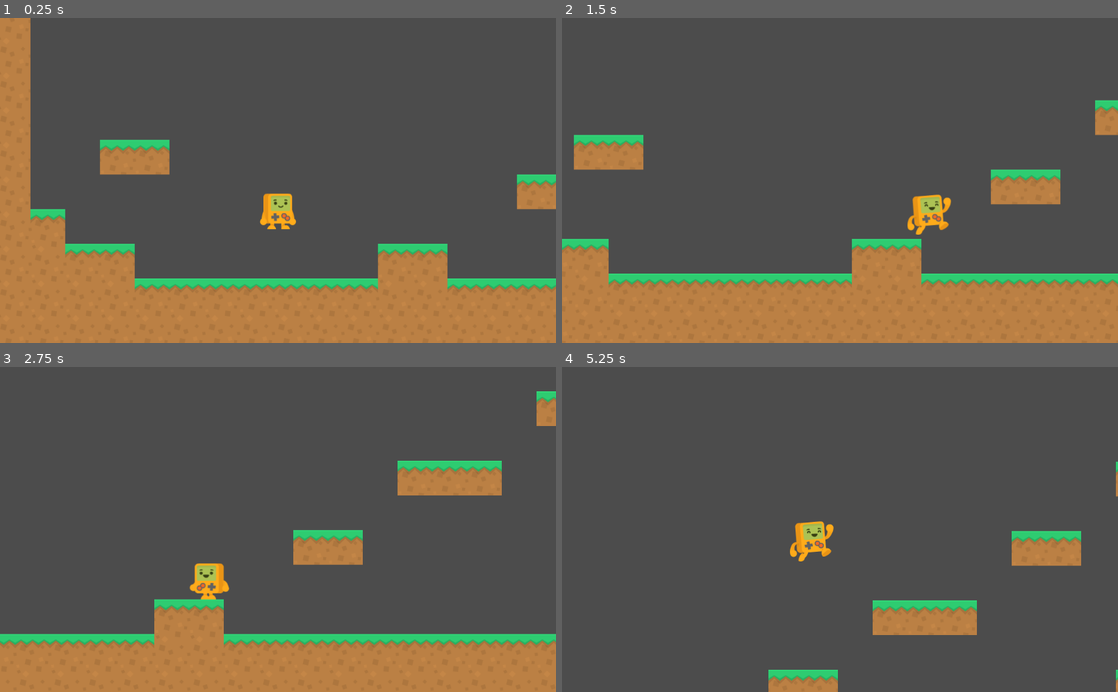
Above: before the commit, frames 1-4 (two rows, left to right).
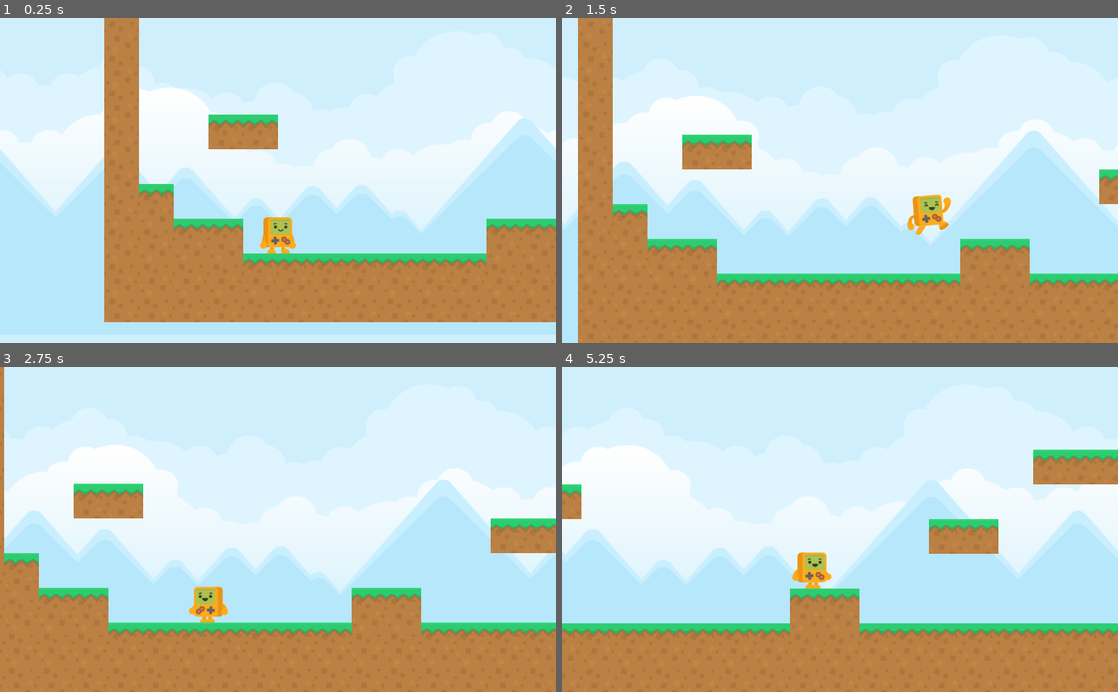
Above: after the commit, the same moments.

Repository: timothyqiu/godot-platformer-tutorial
Game: Godot game, scene res://World.tscn
Two runs of this game, one before a commit and one after it. Both use one fixed random seed, a clock stepped at 60 frames per second and the inputs below.
Inputs:
- Up to frame 1 (0.25 s): no input
- Up to frame 2 (1.5 s): hold D (move_right) from 0.53 s (still down); tap Space (jump) at 0.77 s
- Up to frame 3 (2.75 s): tap Space (jump) at 1.52 s; release D (move_right) at 2.03 s; hold A (move_left) from 2.03 s (still down)
- Up to frame 4 (5.25 s): release A (move_left) at 2.78 s; hold D (move_right) 2.78-4.28 s; tap Space (jump) at 3.02, 3.77, 4.52 s; hold A (move_left) 4.28-5.03 s; hold D (move_right) from 5.03 s (still down)

The runs differ from the first frame. In frame 1, 89% of the frame differs, in the area x 0-100%, y 0-100%; in frame 2, 80%; in frame 3, 85%; in frame 4, 99%.

Commit message:
如何实现视差背景滚动

Diff:
--- a/World.tscn
+++ b/World.tscn
@@ -1,7 +1,10 @@
-[gd_scene load_steps=6 format=2]
+[gd_scene load_steps=9 format=2]
 
 [ext_resource path="res://tiles.png" type="Texture" id=1]
 [ext_resource path="res://Player.tscn" type="PackedScene" id=2]
+[ext_resource path="res://background/mountains.png" type="Texture" id=3]
+[ext_resource path="res://background/cloudLayer2.png" type="Texture" id=4]
+[ext_resource path="res://background/cloudLayer1.png" type="Texture" id=5]
 
 [sub_resource type="ConvexPolygonShape2D" id=1]
 points = PoolVector2Array( 64, 64, 0, 64, 0, 0, 64, 0 )
@@ -58,10 +61,10 @@
 [node name="TileMap" type="TileMap" parent="."]
 tile_set = SubResource( 3 )
 format = 1
-tile_data = PoolIntArray( -65517, 0, 0, -65516, 0, 0, 65530, 0, 0, 22, 1, 0, 131066, 1, 0, 65552, 0, 0, 65553, 0 …(1348 unchanged characters)…
+tile_data = PoolIntArray( -65517, 0, 0, -65516, 0, 0, 65530, 0, 0, 22, 0, 0, 131066, 1, 0, 65552, 0, 0, 65553, 0 …(1348 unchanged characters)…
 
 [node name="Player" parent="." instance=ExtResource( 2 )]
-position = Vector2( 136, 362.505 )
+position = Vector2( -64, 512 )
 
 [node name="Camera2D" type="Camera2D" parent="Player"]
 position = Vector2( 0, -32 )
@@ -72,3 +75,32 @@
 drag_margin_v_enabled = true
 smoothing_enabled = true
 editor_draw_drag_margin = true
+
+[node name="ParallaxBackground" type="ParallaxBackground" parent="."]
+
+[node name="ParallaxLayer" type="ParallaxLayer" parent="ParallaxBackground"]
+motion_scale = Vector2( 0.2, 0.2 )
+motion_offset = Vector2( 51.2, -272 )
+motion_mirroring = Vector2( 1024, 0 )
+
+[node name="cloudLayer2" type="Sprite" parent="ParallaxBackground/ParallaxLayer"]
+position = Vector2( 512, 272 )
+texture = ExtResource( 4 )
+
+[node name="ParallaxLayer2" type="ParallaxLayer" parent="ParallaxBackground"]
+motion_scale = Vector2( 0.4, 0.4 )
+motion_offset = Vector2( 38.4, -204 )
+motion_mirroring = Vector2( 1024, 0 )
+
+[node name="cloudLayer1" type="Sprite" parent="ParallaxBackground/ParallaxLayer2"]
+position = Vector2( 512, 384 )
+texture = ExtResource( 5 )
+
+[node name="ParallaxLayer3" type="ParallaxLayer" parent="ParallaxBackground"]
+motion_scale = Vector2( 0.6, 0.6 )
+motion_offset = Vector2( 25.6, -136 )
+motion_mirroring = Vector2( 1024, 0 )
+
+[node name="mountains" type="Sprite" parent="ParallaxBackground/ParallaxLayer3"]
+position = Vector2( 512, 448 )
+texture = ExtResource( 3 )
--- a/project.godot
+++ b/project.godot
@@ -21,7 +21,7 @@
 
 [display]
 
-window/stretch/mode="viewport"
+window/stretch/mode="2d"
 window/stretch/aspect="keep"
 
 [input]
@@ -47,4 +47,5 @@
 quality/driver/driver_name="GLES2"
 vram_compression/import_etc=true
 vram_compression/import_etc2=false
+environment/default_clear_color=Color( 0.811765, 0.937255, 0.988235, 1 )
 environment/default_environment="res://default_env.tres"
Binary file added: background/cloudLayer1.png
Not shown, added: background/cloudLayer1.png.import
Binary file added: background/cloudLayer2.png
Not shown, added: background/cloudLayer2.png.import
Binary file added: background/mountains.png
Not shown, added: background/mountains.png.import
